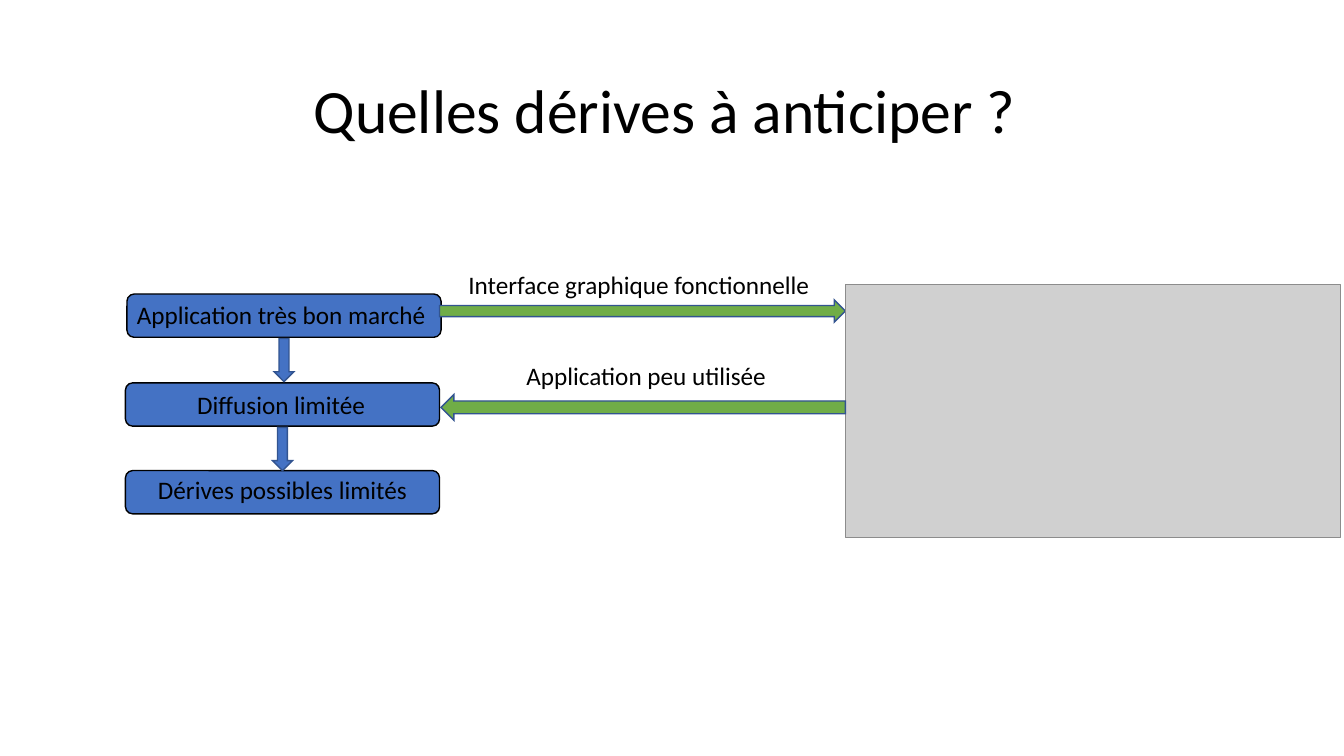
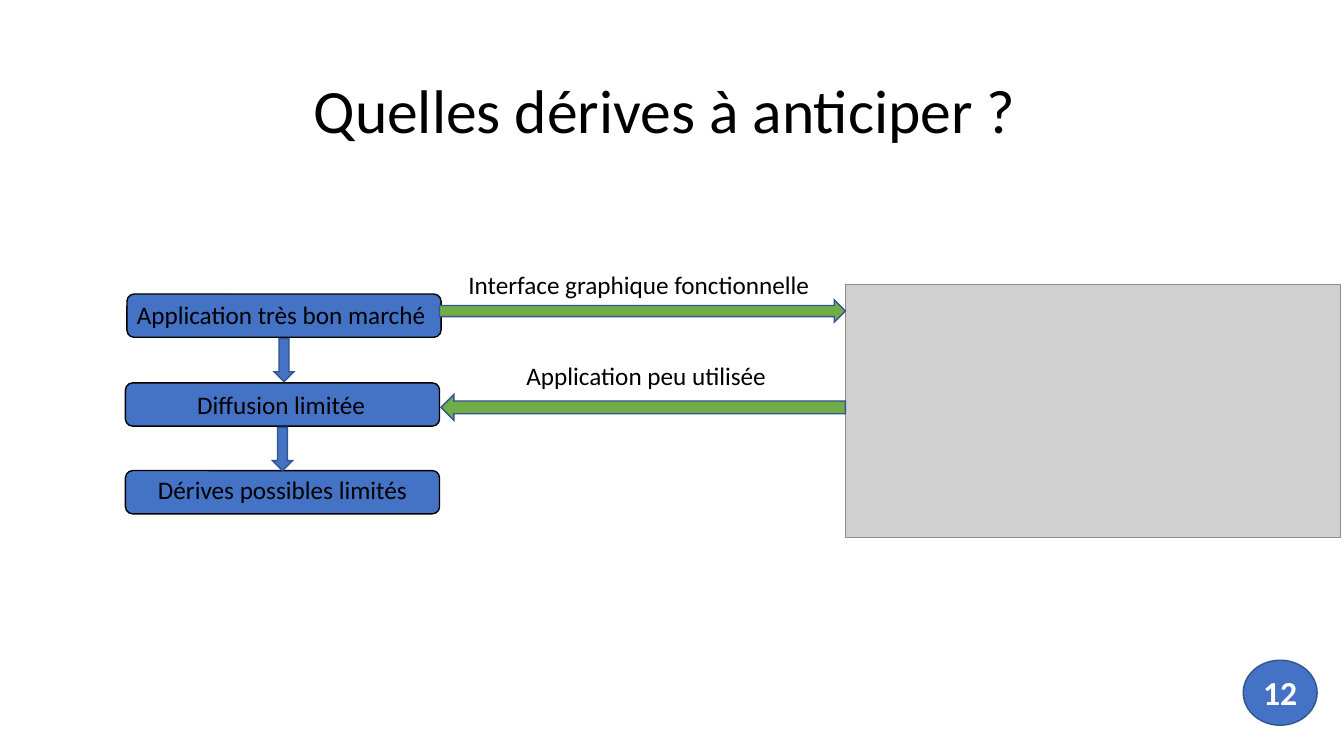
Before and after one commit to gmetras2001/EAN13-Barcode-Reader, a slide deck: slide 14 of Notre rapport/diapo code-barres.pptx (slide 11 before the commit). Drawn at 1344x756 pixels with LibreOffice and Linux fonts; fonts in the diff are those of the drawing; grey boxes stand for pictures. Boxes give left, top, right and bottom in pixels: in the first picture for what was removed or moved away, otherwise in the second. Text is boxed around its words. In the diff, an @@ line names an element or a change of style, - is before the commit and + after.

```diff
--- a/Notre rapport/diapo code-barres.pptx
+++ b/Notre rapport/diapo code-barres.pptx
@@ ellipse added at (1243, 660, 1317, 726), fill #4472C4, outline #325491 1 pt @@
@@ text added at (1263, 683, 1297, 705), 24 pt, text #FFFFFF, bold @@
+12
```
Also in this commit, not shown: 13 other slides changed, 1 slide added.
